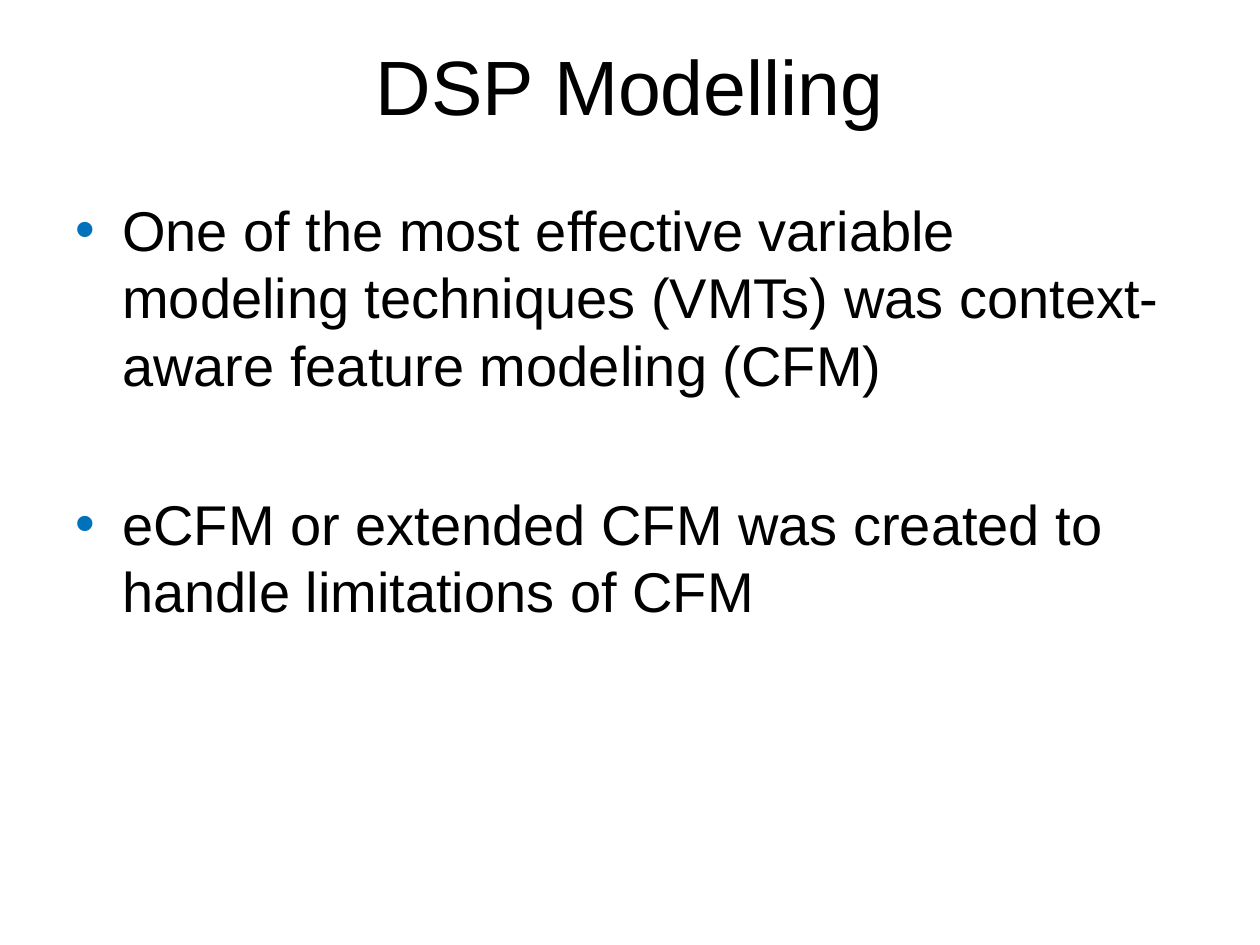
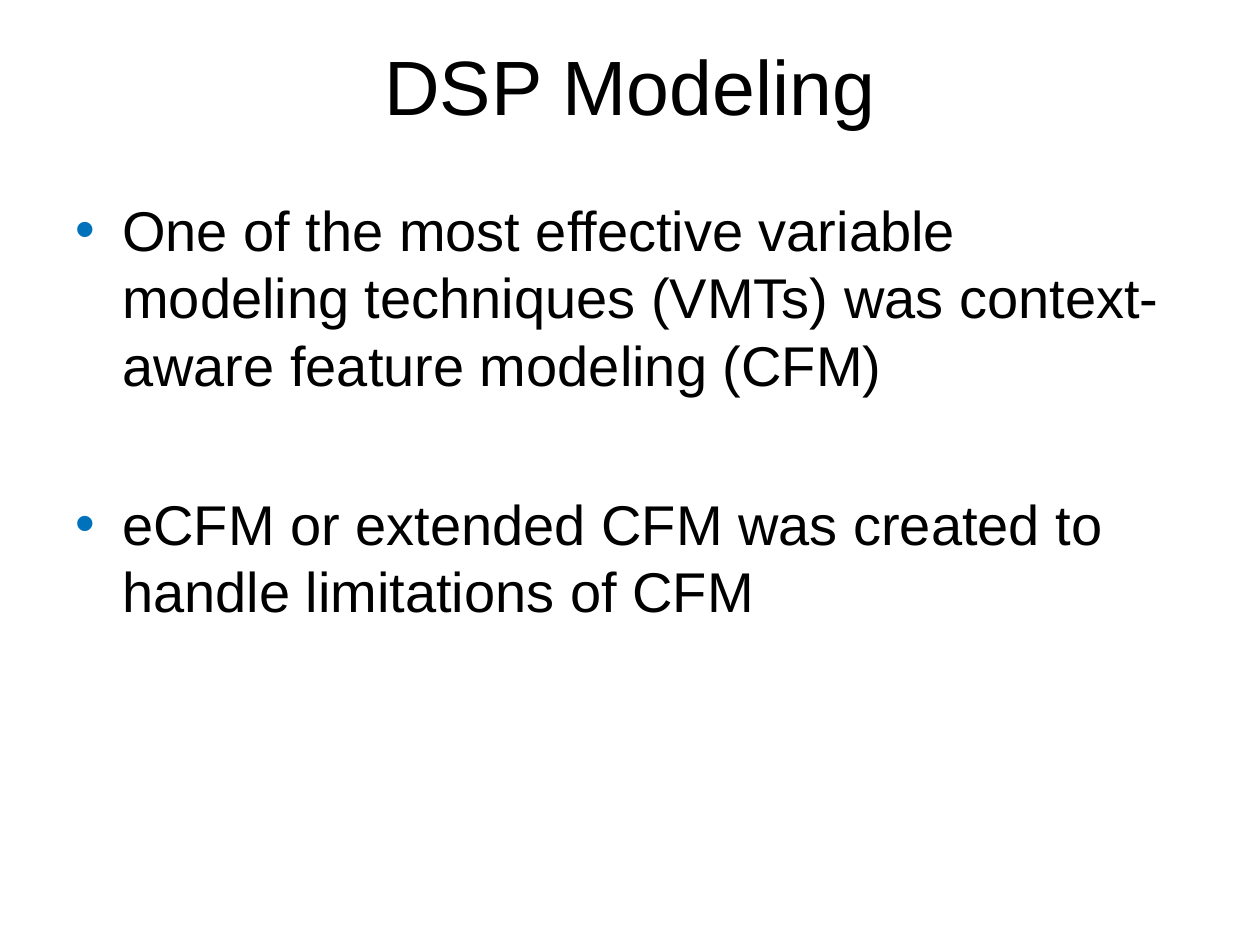
Before and after one commit to Ruthvicp/CS5551_Team_11_Project, a slide deck: slide 3 of Documentation/DAS.ppt. Drawn at 1260x945 pixels with LibreOffice and Linux fonts; fonts in the diff are those of the drawing; background and template pictures are left out. Boxes give left, top, right and bottom in pixels: in the first picture for what was removed or moved away, otherwise in the second. Text is boxed around its words. In the diff, an @@ line names an element or a change of style, - is before the commit and + after.

Commit message:
minor spelling corrections

```diff
--- a/Documentation/DAS.ppt
+++ b/Documentation/DAS.ppt
@@ title at <box>384,59,875,129</box>: text changed @@
-DSP Modelling
+DSP Modeling
```
Also in this commit, not shown: 3 other slides changed.
